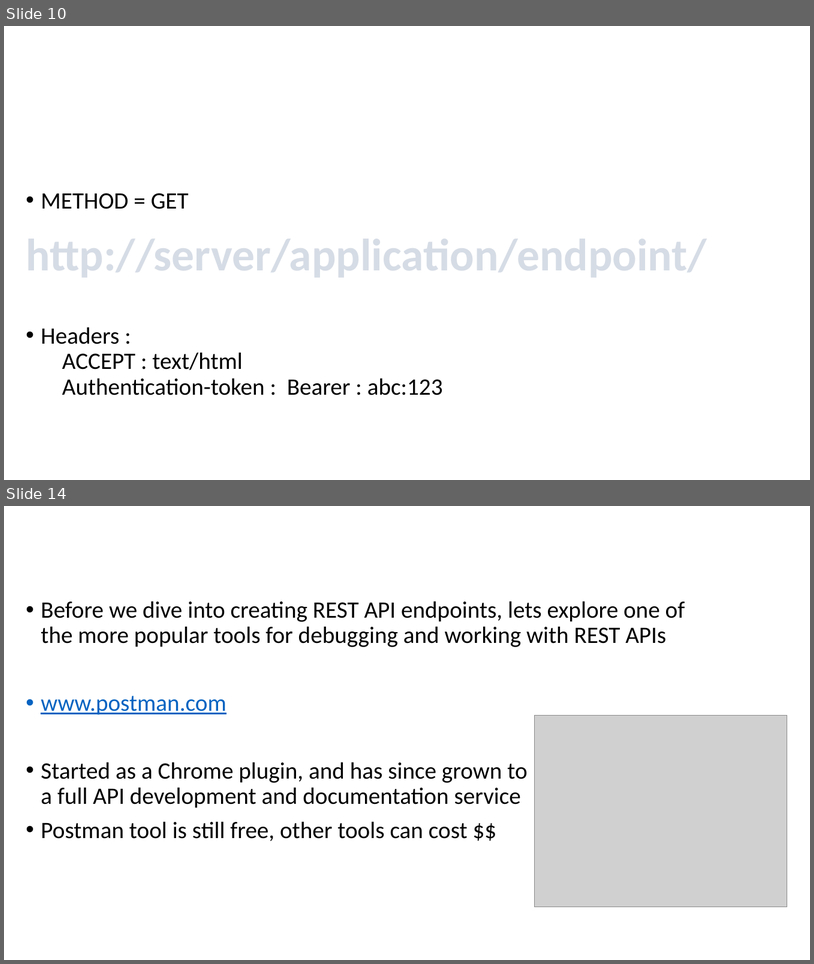
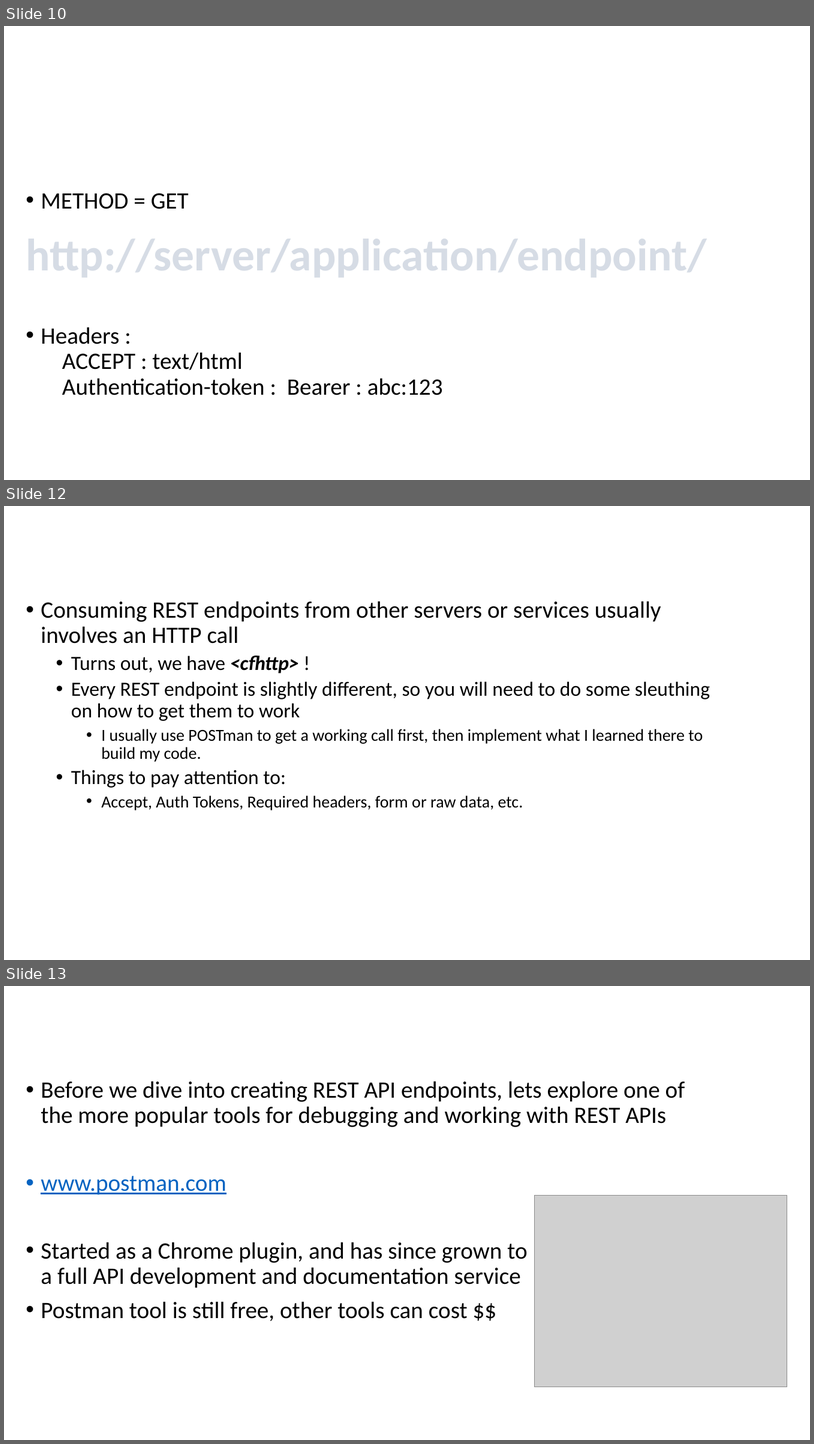
Before and after one commit to quetwo/hawaii-apis, a slide deck: HawaiiCFUG - APIs.pptx. Shown one above the other, each under a label of ours: slides 10 and 14 before the commit, slides 10, 12 and 13 after it; the slides between them are not shown. The pictures are 814x964 and 814x1444 pixels, drawn with LibreOffice and Linux fonts; fonts in the diff are those of the drawing; grey boxes stand for pictures; background and template pictures are left out. Boxes give left, top, right and bottom in pixels: in the first picture for what was removed or moved away, otherwise in the second. Text is boxed around its words. In the diff, an @@ line names an element or a change of style, - is before the commit and + after.

Commit message:
Adding demo 0 for examples on how to consume REST endpoints with cfhttp

```diff
--- a/HawaiiCFUG - APIs.pptx
+++ b/HawaiiCFUG - APIs.pptx
@@ slide 12 added at [4, 506, 810, 960], background picture (left out) @@
@@ title added at [4, 506, 719, 570], 44 pt, text #FFFFFF @@
+Consuming REST endpoints in CFML
@@ text added at [41, 601, 710, 810], 20 pt, text #000000 @@
+• Consuming REST endpoints from other servers or services usually involves an HTTP call
+  • Turns out, we have <cfhttp> !
+  • Every REST endpoint is slightly different, so you will need to do some sleuthing on how to get them to work
+    • I usually use POSTman to get a working call first, then implement what I learned there to build my code.
+  • Things to pay attention to:
+    • Accept, Auth Tokens, Required headers, form or raw data, etc.
@@ what was slide 14 is now slide 13 @@
```
Also in this commit, not shown: 1 slide changed, 3 other slides added, 2 other files.
